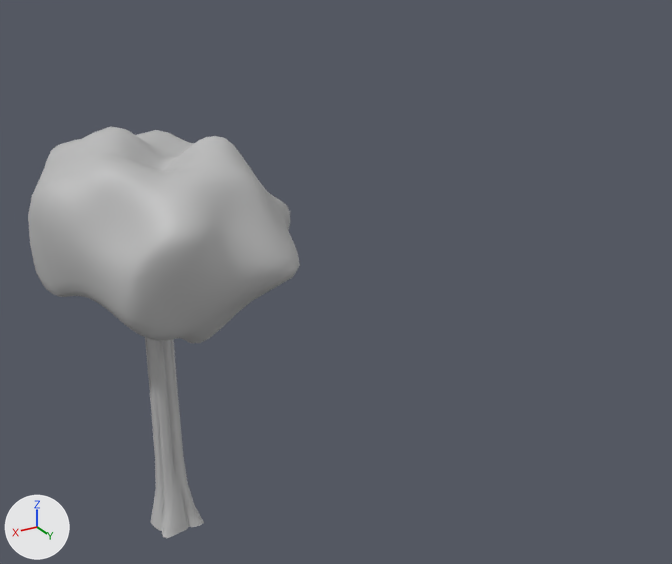
Two versions of the FBX model Assets/Components/Models/Straight Tree 2.fbx, one commit apart.
The view is the same before and after, from a 50 mm lens placed at (36.11, 21.72, 18.48), pointed at (22.14, -1.56, 6.84). Arrows for +X, +Y and +Z are at lower left; the lights stay in place. Where no turn or scale is listed for an object, it has been applied to the vertices.
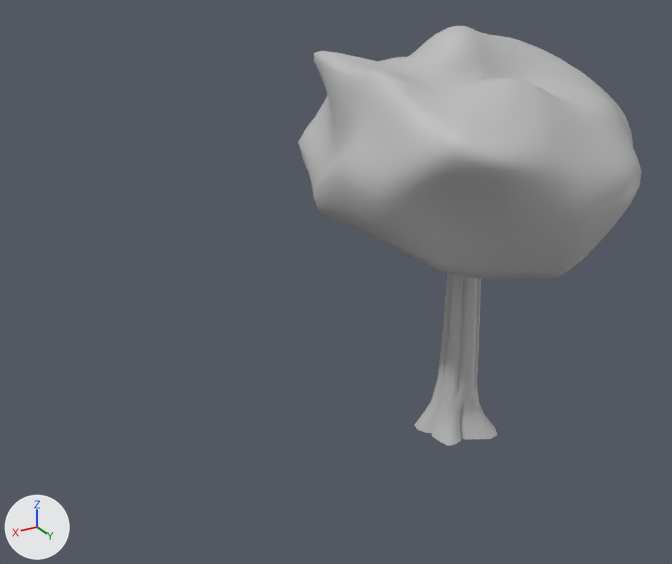
Location of each change, (x1, y1, x2, y2) in pixels of the pictures (672 x 564 px; the box of a moved part takes in the faces that stretch with it):
'polySurface120', reshaped, moved (26% wider): before (28, 126, 300, 538); after (298, 26, 641, 446)
part 1 of me_mesh, moved or reshaped: before (28, 126, 300, 343); after (298, 26, 641, 279)
part 2 of me_mesh, rebuilt (40% wider, 14% shorter): before (145, 337, 204, 538); after (414, 274, 497, 446)

Patch to the scene script:
```diff
--- a/Assets/Components/Models/Straight Tree 2.fbx.py
+++ b/Assets/Components/Models/Straight Tree 2.fbx.py
@@ me_mesh @@
 # used by ob_polysurface120; location = (27.51, -1.79, 6.13)
-me_mesh.from_pydata(...)  # 2719 vertices, 2710 faces; spans x -3.5..3.5, y -3.68..3.68, z -6.2..6.2
+me_mesh.from_pydata(...)  # 2701 vertices, 2691 faces; spans x -5.22..5.22, y -5.19..5.19, z -7.16..7.16
+# me_mesh part 1: the loose piece of 2476 vertices spanning x -3.5..3.5, y -3.68..3.68, z 0.48..6.2 is multiplied about its middle by the matrix ((-0.617, -1.398, -0.093), (1.343, -0.131, 0.523), (-0.504, 0.065, 1.137)), then moved by (0.14, -0.16, 0.0)
+# me_mesh part 2: the loose piece of 243 vertices spanning x -0.28..1.25, y -0.76..0.89, z -6.2..2.0 is rebuilt with 225 vertices and now spans x -1.23..1.39, y -1.55..1.2, z -7.16..0.97
 me_mesh.materials.append(mat_lambert1)
@@ ob_polysurface120 @@
 ob_polysurface120 = bpy.data.objects.new('polySurface120', me_mesh)
-ob_polysurface120.location = (27.51, -1.79, 6.13)
+ob_polysurface120.location = (17.05, -1.27, 7.14)
```
